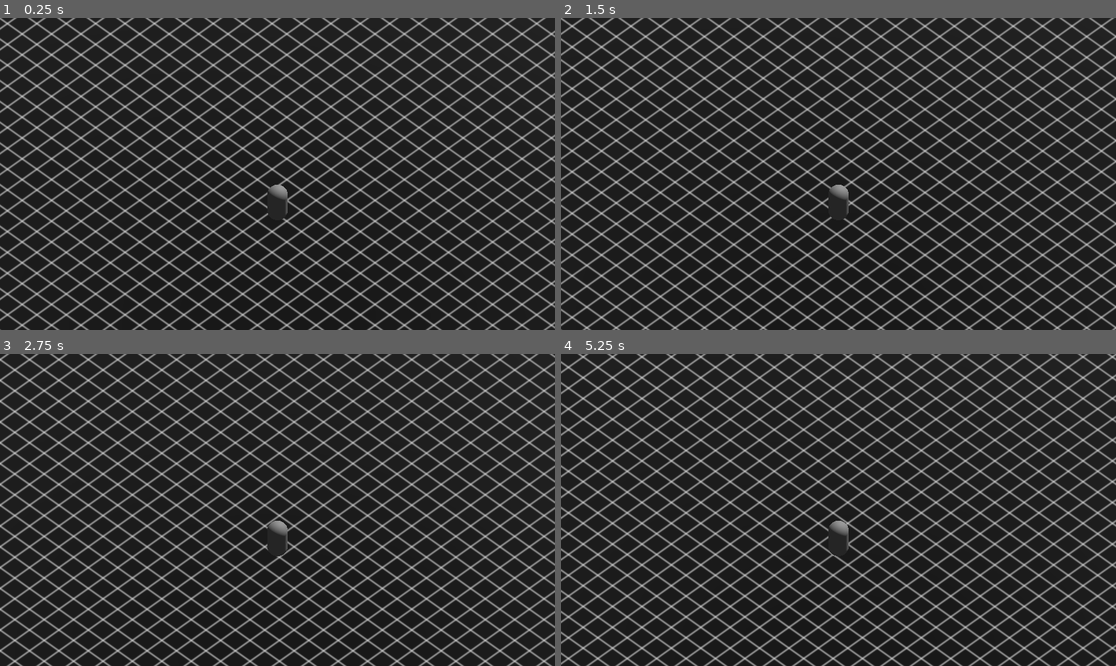
Above: before the commit, frames 1-4 (two rows, left to right).
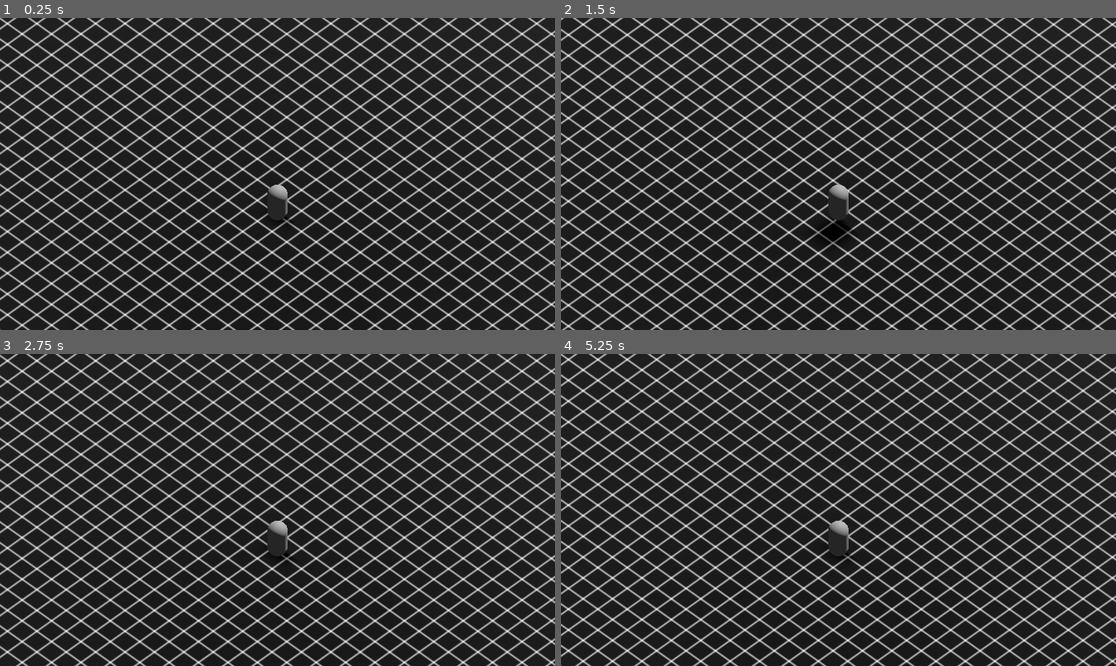
Above: after the commit, the same moments.

Repository: Sprotex/ludum-dare-53
Game: Godot game, scene res://main_level.tscn
The game is run twice, just before and just after one commit, with the same random seed, the same clock (stepped at 60 frames per second) and the same inputs.
Inputs:
- Up to frame 1 (0.25 s): no input
- Up to frame 2 (1.5 s): tap Enter (ui_accept) at 0.5, 0.6 s; hold Right (ui_right) 0.53-1.28 s; tap Space (jump, bound only after the commit) at 0.77, 0.8, 1.07, 1.35 s; hold Down (ui_down) from 1.28 s (still down)
- Up to frame 3 (2.75 s): tap Space (jump, bound only after the commit) at 1.52, 1.82, 2.3 s; tap Enter (ui_accept) at 1.55, 2.1 s; release Down (ui_down) at 2.03 s; hold Right (ui_right) from 2.03 s (still down)
- Up to frame 4 (5.25 s): release Right (ui_right) at 2.78 s; hold Up (ui_up) 2.78-3.53 s; tap Enter (ui_accept) at 2.85, 4.35, 5.1 s; tap Space (jump, bound only after the commit) at 3.02, 3.32, 3.6, 3.77, 4.07, 4.52, 4.82 s; hold Left (ui_left) 3.53-5.03 s; hold Down (ui_down) from 5.03 s (still down)

The runs differ from the first frame. In frame 1, 14% of the frame differs, in the area x 0-100%, y 0-100%; in frame 2, 48%; in frame 3, 48%; in frame 4, 48%.

Commit message:
add whole main level
add proper keybindings
add sky color
split grid material in two
fix movement along the camera
refactor walking script
add shadows
add barriers

Diff:
--- a/environment/default_environment.tres
+++ b/environment/default_environment.tres
@@ -4,3 +4,4 @@
 
 [resource]
 sky = ExtResource("1_m10ny")
+ambient_light_color = Color(0.0941176, 0.301961, 0.388235, 1)
--- a/environment/grid_material.tres
+++ b/environment/grid_material.tres
@@ -4,4 +4,4 @@
 
 [resource]
 albedo_texture = ExtResource("1_4rdis")
-uv1_scale = Vector3(100, 100, 100)
+uv1_scale = Vector3(60, 60, 60)
--- /dev/null
+++ b/environment/mesh/100x100_plane.tres
@@ -0,0 +1,4 @@
+[gd_resource type="QuadMesh" format=3 uid="uid://cferbnk24wm7h"]
+
+[resource]
+size = Vector2(100, 100)
--- /dev/null
+++ b/environment/mesh/60x60_plane.tres
@@ -0,0 +1,4 @@
+[gd_resource type="QuadMesh" format=3 uid="uid://c4m2ij4h8oyln"]
+
+[resource]
+size = Vector2(60, 60)
--- /dev/null
+++ b/environment/unwalkable_grid_material.tres
@@ -0,0 +1,8 @@
+[gd_resource type="StandardMaterial3D" load_steps=2 format=3 uid="uid://dxmemggpbjdcl"]
+
+[ext_resource type="Texture2D" uid="uid://buwh3gdu7wknm" path="res://square.png" id="1_fg77t"]
+
+[resource]
+albedo_color = Color(1, 0, 0, 1)
+albedo_texture = ExtResource("1_fg77t")
+uv1_scale = Vector3(100, 100, 100)
--- a/main_level.tscn
+++ b/main_level.tscn
@@ -1,32 +1,67 @@
-[gd_scene load_steps=6 format=3 uid="uid://dcuaocntacvwm"]
+[gd_scene load_steps=8 format=3 uid="uid://dcuaocntacvwm"]
 
 [ext_resource type="Environment" uid="uid://dhvcx7ga4gqn1" path="res://environment/default_environment.tres" id="1_a50hs"]
+[ext_resource type="Material" uid="uid://dxmemggpbjdcl" path="res://environment/unwalkable_grid_material.tres" id="1_as64c"]
 [ext_resource type="Material" uid="uid://ma3cfl75n5he" path="res://environment/grid_material.tres" id="1_u24ok"]
+[ext_resource type="QuadMesh" uid="uid://cferbnk24wm7h" path="res://environment/mesh/100x100_plane.tres" id="2_v3c7u"]
 [ext_resource type="PackedScene" uid="uid://dl4aal8trjgcm" path="res://player/player.tscn" id="3_re8lj"]
+[ext_resource type="QuadMesh" uid="uid://c4m2ij4h8oyln" path="res://environment/mesh/60x60_plane.tres" id="4_4h80b"]
 
-[sub_resource type="QuadMesh" id="QuadMesh_aw3qp"]
-size = Vector2(100, 100)
-
-[sub_resource type="WorldBoundaryShape3D" id="WorldBoundaryShape3D_hn2ly"]
+[sub_resource type="WorldBoundaryShape3D" id="WorldBoundaryShape3D_xpx8o"]
 
 [node name="MainLevel" type="Node3D"]
 
-[node name="StaticBody3D" type="StaticBody3D" parent="."]
+[node name="Static" type="Node3D" parent="."]
 
-[node name="Floor" type="MeshInstance3D" parent="StaticBody3D"]
+[node name="Floor" type="StaticBody3D" parent="Static"]
+
+[node name="OtherMeshInstance3D" type="MeshInstance3D" parent="Static/Floor"]
+transform = Transform3D(1, 0, 0, 0, -4.37114e-08, 1, 0, -1, -4.37114e-08, 0, -0.01, 0)
+material_override = ExtResource("1_as64c")
+mesh = ExtResource("2_v3c7u")
+skeleton = NodePath("")
+
+[node name="WalkablePlayerMeshInstance3D" type="MeshInstance3D" parent="Static/Floor"]
 transform = Transform3D(1, 0, 0, 0, -4.37114e-08, 1, 0, -1, -4.37114e-08, 0, 0, 0)
 material_override = ExtResource("1_u24ok")
-mesh = SubResource("QuadMesh_aw3qp")
+mesh = ExtResource("4_4h80b")
 skeleton = NodePath("")
 
-[node name="CollisionShape3D" type="CollisionShape3D" parent="StaticBody3D"]
-shape = SubResource("WorldBoundaryShape3D_hn2ly")
+[node name="CollisionShape3D" type="CollisionShape3D" parent="Static/Floor"]
+shape = SubResource("WorldBoundaryShape3D_xpx8o")
+
+[node name="Barrier1" type="StaticBody3D" parent="Static"]
+transform = Transform3D(1, 0, 0, 0, -4.37114e-08, 1, 0, -1, -4.37114e-08, 0, 0, 30)
+
+[node name="CollisionShape3D" type="CollisionShape3D" parent="Static/Barrier1"]
+shape = SubResource("WorldBoundaryShape3D_xpx8o")
+
+[node name="Barrier2" type="StaticBody3D" parent="Static"]
+transform = Transform3D(1, 0, 0, 0, -4.37114e-08, -1, 0, 1, -4.37114e-08, 0, 0, -30)
+
+[node name="CollisionShape3D" type="CollisionShape3D" parent="Static/Barrier2"]
+shape = SubResource("WorldBoundaryShape3D_xpx8o")
+
+[node name="Barrier3" type="StaticBody3D" parent="Static"]
+transform = Transform3D(-4.37114e-08, -1, -4.37114e-08, 0, -4.37114e-08, 1, -1, 4.37114e-08, 1.91069e-15, 30, 0, -1.31134e-06)
+
+[node name="CollisionShape3D" type="CollisionShape3D" parent="Static/Barrier3"]
+shape = SubResource("WorldBoundaryShape3D_xpx8o")
+
+[node name="Barrier4" type="StaticBody3D" parent="Static"]
+transform = Transform3D(-4.37114e-08, 1, -4.37114e-08, 0, -4.37114e-08, -1, -1, -4.37114e-08, 1.91069e-15, -30, 0, 1.31134e-06)
+
+[node name="CollisionShape3D" type="CollisionShape3D" parent="Static/Barrier4"]
+shape = SubResource("WorldBoundaryShape3D_xpx8o")
 
 [node name="WorldEnvironment" type="WorldEnvironment" parent="."]
 environment = ExtResource("1_a50hs")
 
 [node name="DirectionalLight3D" type="DirectionalLight3D" parent="."]
 transform = Transform3D(1, 0, 0, 0, -0.586924, 0.809642, 0, -0.809642, -0.586924, 15.4268, 4, -9.73874)
+shadow_enabled = true
 
 [node name="Player" parent="." instance=ExtResource("3_re8lj")]
 transform = Transform3D(1, 0, 0, 0, 1, 0, 0, 0, 1, 5.48514, 1, 14.1178)
+
+[editable path="Player"]
--- a/player/player.tscn
+++ b/player/player.tscn
@@ -23,6 +23,8 @@
 mesh = SubResource("CapsuleMesh_hsq3r")
 skeleton = NodePath("../..")
 
-[node name="Walking" type="Node" parent="." node_paths=PackedStringArray("body")]
+[node name="Walking" type="Node" parent="." node_paths=PackedStringArray("body", "camera")]
 script = ExtResource("1_6l78a")
 body = NodePath("..")
+camera = NodePath("../Camera3D")
+speed = 15.0
--- a/player/walking.gd
+++ b/player/walking.gd
@@ -1,31 +1,32 @@
 extends Node
 
 @export var body: CharacterBody3D
-const SPEED = 5.0
-const JUMP_VELOCITY = 4.5
+@export var camera: Camera3D
+@export var speed := 5.0
+@export var jump_velocity := 4.5
 
 # Get the gravity from the project settings to be synced with RigidBody nodes.
 var gravity = ProjectSettings.get_setting("physics/3d/default_gravity")
 
-
-func _physics_process(delta):
-	# Add the gravity.
+func _handle_gravity(delta: float) -> void:
 	if not body.is_on_floor():
 		body.velocity.y -= gravity * delta
 
-	# Handle Jump.
-	if Input.is_action_just_pressed("ui_accept") and body.is_on_floor():
-		body.velocity.y = JUMP_VELOCITY
+func _handle_jump(delta: float) -> void:
+	if Input.is_action_just_pressed("jump") and body.is_on_floor():
+		body.velocity.y = jump_velocity
 
-	# Get the input direction and handle the movement/deceleration.
-	# As good practice, you should replace UI actions with custom gameplay actions.
-	var input_dir = Input.get_vector("ui_left", "ui_right", "ui_up", "ui_down")
-	var direction = (body.transform.basis * Vector3(input_dir.x, 0, input_dir.y)).normalized()
+func _physics_process(delta: float) -> void:
+	_handle_gravity(delta)
+	_handle_jump(delta)
+	var input_direction = Input.get_vector("move_left", "move_right", "move_up", "move_down")
+	var right_direction = camera.transform.basis.x
+	var forward_direction = right_direction.cross(Vector3.UP)
+	var direction = (input_direction.x * right_direction + forward_direction * input_direction.y).normalized()
 	if direction:
-		body.velocity.x = direction.x * SPEED
-		body.velocity.z = direction.z * SPEED
+		body.velocity.x = direction.x * speed
+		body.velocity.z = direction.z * speed
 	else:
-		body.velocity.x = move_toward(body.velocity.x, 0, SPEED)
-		body.velocity.z = move_toward(body.velocity.z, 0, SPEED)
-
+		body.velocity.x = move_toward(body.velocity.x, 0, speed)
+		body.velocity.z = move_toward(body.velocity.z, 0, speed)
 	body.move_and_slide()
--- a/project.godot
+++ b/project.godot
@@ -14,3 +14,36 @@
 run/main_scene="res://main_level.tscn"
 config/features=PackedStringArray("4.0", "Forward Plus")
 config/icon="res://icon.svg"
+
+[input]
+
+move_up={
+"deadzone": 0.5,
+"events": [Object(InputEventKey,"resource_local_to_scene":false,"resource_name":"","device":0,"window_id":0,"alt_pressed":false,"shift_pressed":false,"ctrl_pressed":false,"meta_pressed":false,"pressed":false,"keycode":0,"physical_keycode":87,"key_label":0,"unicode":0,"echo":false,"script":null)
+, Object(InputEventJoypadMotion,"resource_local_to_scene":false,"resource_name":"","device":-1,"axis":1,"axis_value":-1.0,"script":null)
+]
+}
+move_down={
+"deadzone": 0.5,
+"events": [Object(InputEventKey,"resource_local_to_scene":false,"resource_name":"","device":-1,"window_id":0,"alt_pressed":false,"shift_pressed":false,"ctrl_pressed":false,"meta_pressed":false,"pressed":false,"keycode":0,"physical_keycode":83,"key_label":0,"unicode":115,"echo":false,"script":null)
+, Object(InputEventJoypadMotion,"resource_local_to_scene":false,"resource_name":"","device":-1,"axis":1,"axis_value":1.0,"script":null)
+]
+}
+move_left={
+"deadzone": 0.5,
+"events": [Object(InputEventKey,"resource_local_to_scene":false,"resource_name":"","device":-1,"window_id":0,"alt_pressed":false,"shift_pressed":false,"ctrl_pressed":false,"meta_pressed":false,"pressed":false,"keycode":0,"physical_keycode":65,"key_label":0,"unicode":97,"echo":false,"script":null)
+, Object(InputEventJoypadMotion,"resource_local_to_scene":false,"resource_name":"","device":-1,"axis":0,"axis_value":-1.0,"script":null)
+]
+}
+move_right={
+"deadzone": 0.5,
+"events": [Object(InputEventKey,"resource_local_to_scene":false,"resource_name":"","device":-1,"window_id":0,"alt_pressed":false,"shift_pressed":false,"ctrl_pressed":false,"meta_pressed":false,"pressed":false,"keycode":0,"physical_keycode":68,"key_label":0,"unicode":100,"echo":false,"script":null)
+, Object(InputEventJoypadMotion,"resource_local_to_scene":false,"resource_name":"","device":-1,"axis":0,"axis_value":1.0,"script":null)
+]
+}
+jump={
+"deadzone": 0.5,
+"events": [Object(InputEventKey,"resource_local_to_scene":false,"resource_name":"","device":-1,"window_id":0,"alt_pressed":false,"shift_pressed":false,"ctrl_pressed":false,"meta_pressed":false,"pressed":false,"keycode":0,"physical_keycode":32,"key_label":0,"unicode":32,"echo":false,"script":null)
+, Object(InputEventJoypadButton,"resource_local_to_scene":false,"resource_name":"","device":-1,"button_index":0,"pressure":0.0,"pressed":true,"script":null)
+]
+}
